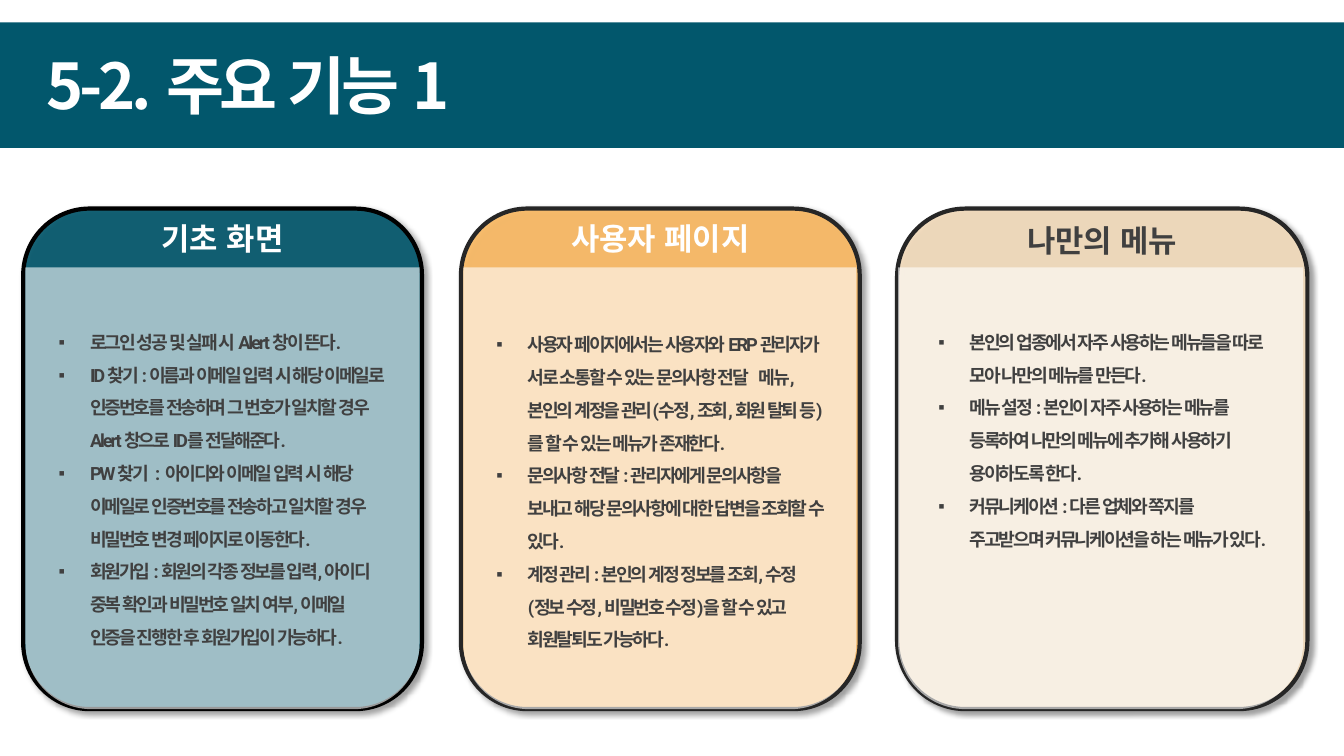
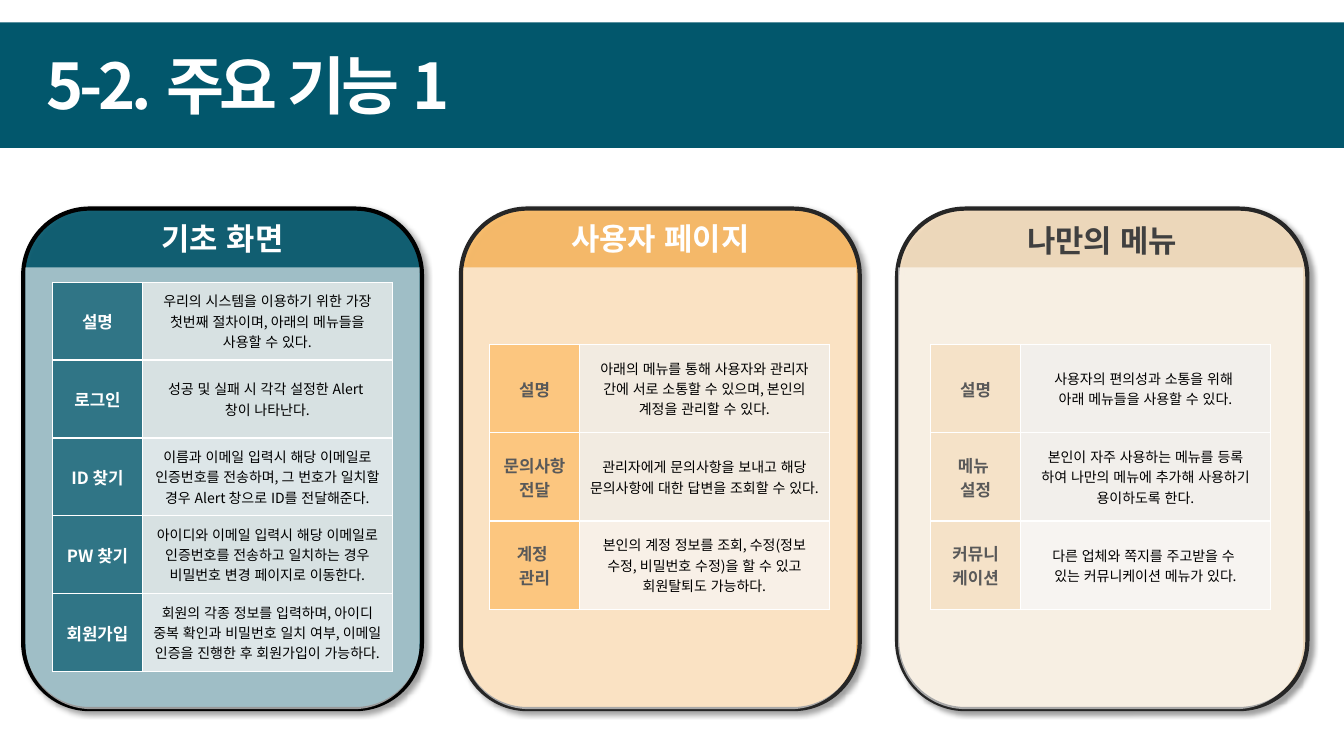
Before and after one commit to dw-final-project/dwFinal, a slide deck: slide 8 of dw 최종 프로젝트 착수 발표 ppt.pptx. Drawn at 1344x756 pixels with LibreOffice and Linux fonts; fonts in the diff are those of the drawing. Boxes give left, top, right and bottom in pixels: in the first picture for what was removed or moved away, otherwise in the second. Text is boxed around its words. In the diff, an @@ line names an element or a change of style, - is before the commit and + after.

```diff
--- a/dw 최종 프로젝트 착수 발표 ppt.pptx
+++ b/dw 최종 프로젝트 착수 발표 ppt.pptx
@@ table added at (x1=52, y1=282, x2=392, y2=671), 5 rows, 2 columns @@
+설명 | 우리의 시스템을 이용하기 위한 가장 첫번째 절차이며, 아래의 메뉴들을 사용할 수 있다.
+로그인 | 성공 및 실패 시 각각 설정한 Alert / 창이 나타난다.
+ID 찾기 | 이름과 이메일 입력시 해당 이메일로 인증번호를 전송하며, 그 번호가 일치할 경우 Alert 창으로 ID를 전달해준다.
+PW 찾기 | 아이디와 이메일 입력시 해당 이메일로 인증번호를 전송하고 일치하는 경우 비밀번호 변경 페이지로 이동한다.
+회원가입 | 회원의 각종 정보를 입력하며, 아이디 중복 확인과 비밀번호 일치 여부, 이메일 인증을 진행한 후 회원가입이 가능하다.
@@ text removed at (x1=90, y1=333, x2=386, y2=646) @@
-▪ 로그인 성공 및 실패 시 Alert 창이 뜬다.
-▪ ID 찾기 : 이름과 이메일 입력 시 해당 이메일로 인증번호를 전송하며 그 번호가 일치할 경우 Alert 창으로 ID를 전달해준다.
-▪ PW 찾기 : 아이디와 이메일 입력 시 해당 이메일로 인증번호를 전송하고 일치할 경우 비밀번호 변경 페이지로 이동한다.
-▪ 회원가입 : 회원의 각종 정보를 입력, 아이디 중복 확인과 비밀번호 일치 여부, 이메일 인증을 진행한 후 회원가입이 가능하다.
@@ table added at (x1=490, y1=345, x2=830, y2=610), 3 rows, 2 columns @@
+설명 | 아래의 메뉴를 통해 사용자와 관리자 간에 서로 소통할 수 있으며, 본인의 계정을 관리할 수 있다.
+문의사항 전달 | 관리자에게 문의사항을 보내고 해당 문의사항에 대한 답변을 조회할 수 있다.
+계정 / 관리 | 본인의 계정 정보를 조회, 수정(정보 수정, 비밀번호 수정)을 할 수 있고 회원탈퇴도 가능하다.
@@ table added at (x1=931, y1=345, x2=1270, y2=610), 3 rows, 2 columns @@
+설명 | 사용자의 편의성과 소통을 위해 / 아래 메뉴들을 사용할 수 있다.
+메뉴 / 설정 | 본인이 자주 사용하는 메뉴를 등록 / 하여 나만의 메뉴에 추가해 사용하기 용이하도록 한다.
+커뮤니 / 케이션 | 다른 업체와 쪽지를 주고받을 수 / 있는 커뮤니케이션 메뉴가 있다.
@@ text removed at (x1=970, y1=333, x2=1266, y2=548) @@
-▪ 본인의 업종에서 자주 사용하는 메뉴들을 따로 모아 나만의 메뉴를 만든다.
-▪ 메뉴 설정 : 본인이 자주 사용하는 메뉴를 등록하여 나만의 메뉴에 추가해 사용하기 용이하도록 한다.
-▪ 커뮤니케이션 : 다른 업체와 쪽지를 주고받으며 커뮤니케이션을 하는 메뉴가 있다.
@@ text removed at (x1=528, y1=368, x2=825, y2=648) @@
-▪ 사용자 페이지에서는 사용자와 ERP 관리자가 서로 소통할 수 있는 문의사항 전달 메뉴, 본인의 계정을 관리(수정, 조회, 회원 탈퇴 등)를 할 수 있는 메뉴가 존재한다.
-▪ 문의사항 전달 : 관리자에게 문의사항을 보내고 해당 문의사항에 대한 답변을 조회할 수 있다.
-▪ 계정 관리 : 본인의 계정 정보를 조회, 수정(정보 수정, 비밀번호 수정)을 할 수 있고 회원탈퇴도 가능하다.
```
Also in this commit, not shown: 2 other slides changed.
